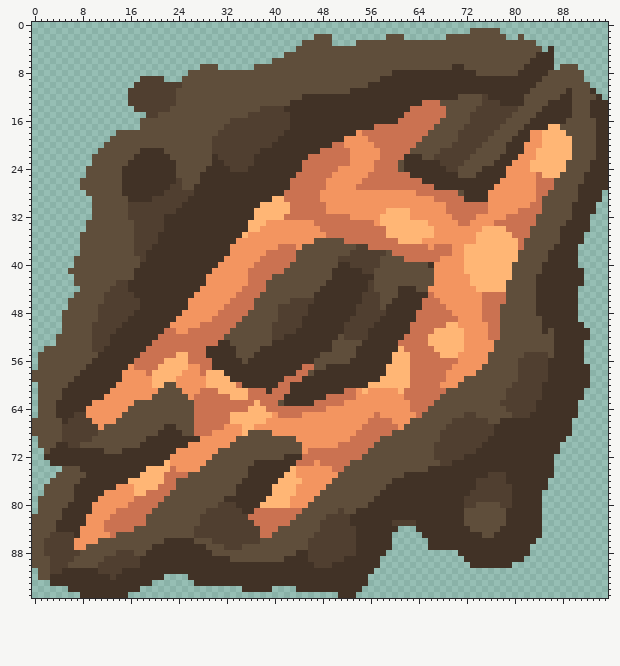
Two states of a sprite sheet, sprites/blocks/environment/endomine/flaming-crater3.png. The first picture shows the starting point.
The file is 96x96 pixels.
The result:
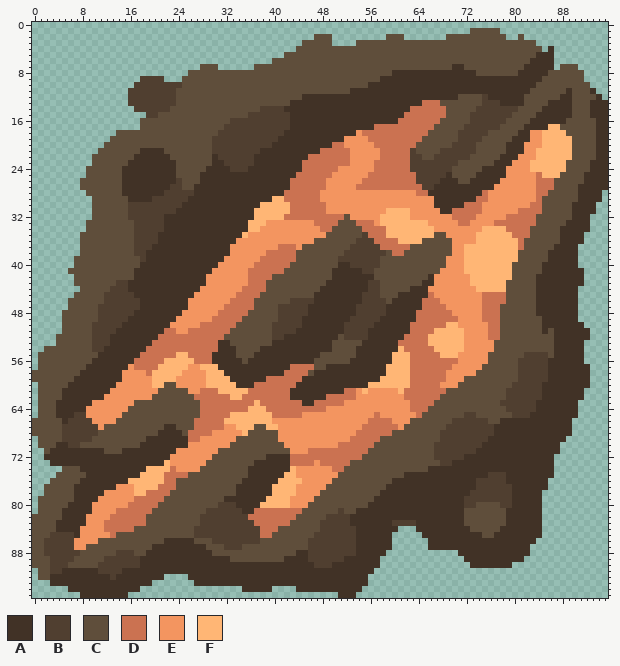
Palette (. is transparent): A #413226  B #503f30  C #5f4e3b  D #cb7251  E #f39560  F #ffb675
Change:
y 18: x 76 B -> C
y 19: x 75 B -> C
y 20: x 74 B -> C
y 21: x 63 C -> B
y 22: x 62..64 AAA -> DBB
y 23: x 61..67 CAAAAAA -> DDBBBBB; x 71 B -> C
y 24: x 61..68 CAAAAAAA -> DDBBBBBB; x 70 B -> C
y 25: x 63..68 AAAAAA -> DBBBBB; x 70 A -> C
y 26: x 64..67 DAAA -> BBBB; x 71..72 AA -> CC
y 27: x 65..66 DD -> BB
y 28: x 66..71 DDDDDC -> AAAAAA; x 75 A -> D
y 29: x 67..71 DDDDD -> AAAAA; x 74..75 AA -> DD
y 30: x 67..71 EEDDD -> AAAAA; x 75 D -> E
y 31: x 68..69 ED -> AA; x 75 D -> E
y 32: x 52 D -> C
y 33: x 51..53 DDD -> CCC
y 34: x 50..54 DDDDD -> CCCCC
y 35: x 49..55 DDDDDDD -> CCCCCCB; x 67..68 EE -> CC
y 36: x 52..56 DDDDD -> CCBBB; x 65..69 EEEEE -> CCCCC
y 37: x 53 C -> B; x 56..57 DD -> BB; x 63..69 DDDEDDD -> CCCCCCC
y 38: x 52 C -> B; x 62..69 DDDDDDDD -> CCCCCCCC
y 39: x 62..68 DDDDDDE -> CCCCCCC
y 40: x 66..68 AEE -> CCC
y 41: x 67 E -> C
y 42: x 66 C -> A
y 43: x 57 C -> B; x 65..66 CC -> AA
y 44: x 57 C -> B; x 61..62 AA -> CC; x 64..65 CC -> AA
y 46..47: x 58 C -> B
y 54: x 29..30 AA -> DD
y 55: x 29 A -> D
y 56: x 26 D -> F
y 57: x 28..30 DDA -> FFF; x 43..44 AA -> DD
y 58: x 28 D -> E; x 42..43 AA -> DD
y 59: x 39..41 AAA -> DDD
y 60: x 34 D -> A; x 37..40 AAAA -> DDDD; x 43 A -> D
y 61: x 25 E -> C; x 39 A -> D
y 62: x 26 E -> C; x 35 F -> D; x 42 A -> D
y 63: x 27 D -> C; x 41..44 CAAA -> DDDD
y 64: x 27 D -> C
y 65: x 27 D -> C; x 40 E -> D
y 66: x 32 D -> F; x 39 E -> F
y 67: x 34 E -> F; x 37..40 EEEE -> CCFF
y 68: x 26 C -> D; x 40 E -> C
y 69: x 26..27 AA -> DD; x 41..43 CCC -> EEE
y 70: x 42..44 CCC -> EEE
y 71: x 43..44 CC -> EE
y 72: x 39..41 CCC -> AAA; x 43..44 AA -> DD
y 73: x 43 A -> D
Changed places in both pictures, as pixel boxes (x1, y1, x2, y2):
changed: (326, 130, 494, 310)
changed: (182, 346, 302, 466)
